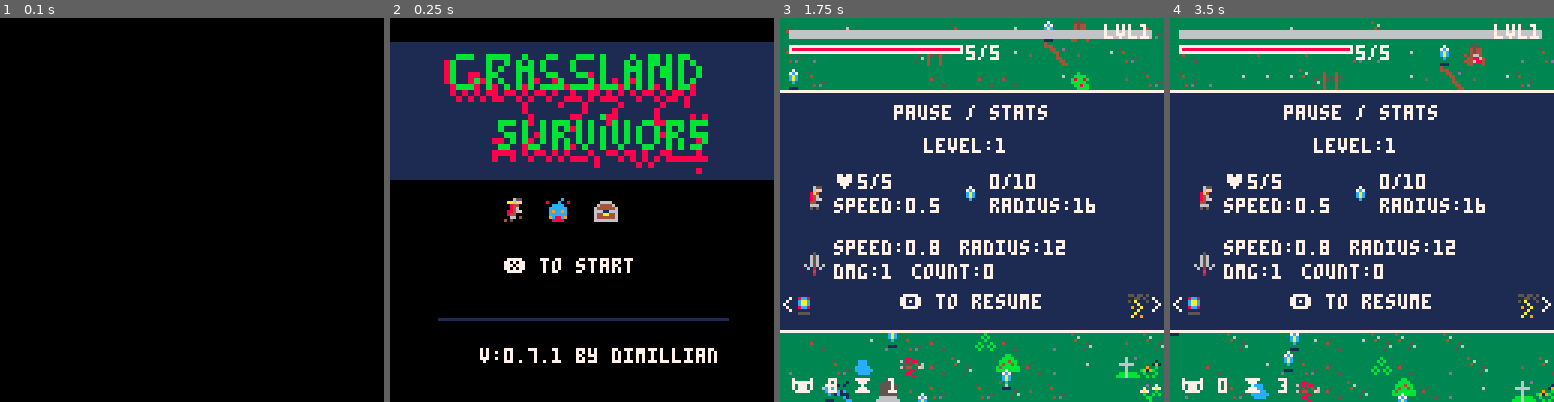
Above: before the commit, frames 1-4 (left to right).
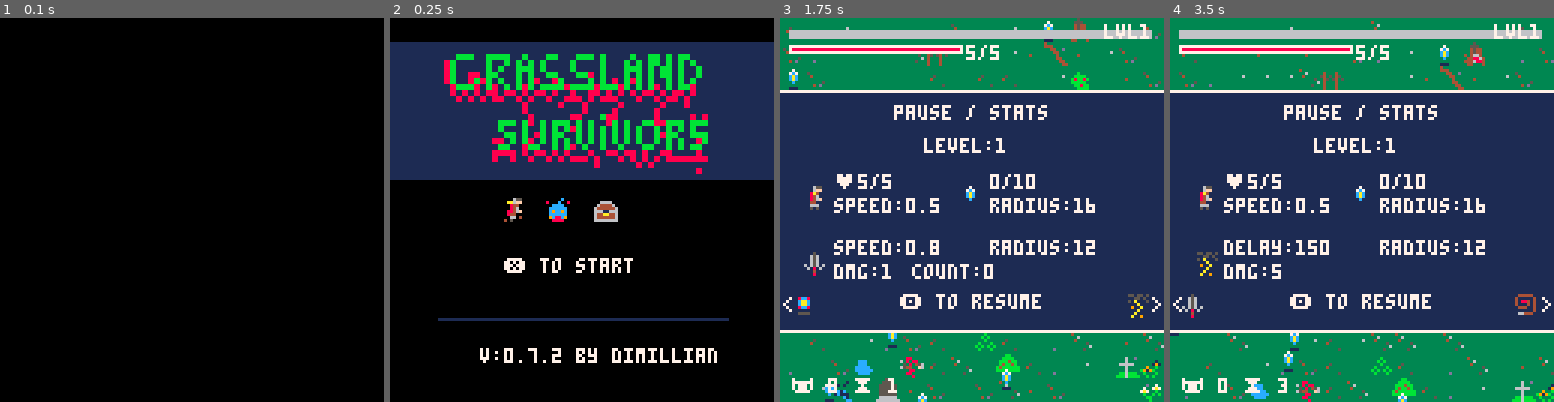
Above: after the commit, the same moments.

Repository: Dimillian/pico8-suvivor
Game: PICO-8 cartridge survivor.p8
Same seed, same stepped clock (60 frames per second), same inputs: the game is played once before the commit and once after it.
Inputs:
- Up to frame 1 (0.1 s): no input
- Up to frame 2 (0.25 s): no input
- Up to frame 3 (1.75 s): tap X (X key) at 0.33, 1.07 s; tap O (Z key) at 0.7, 1.7 s; hold Right from 1.6 s (still down)
- Up to frame 4 (3.5 s): tap X (X key) at 1.85, 2.97 s; release Right at 2.1 s; tap O (Z key) every 0.4 s from 2.1 to 3.3 s; hold Up 2.15-2.42 s; hold Right 2.47-3.03 s; hold Left from 3.08 s (still down)

Frame 1 is identical in both runs. In frame 2, less than 0.1% of the frame differs, in the area x 42-45%, y 85-90%; in frame 3, 0.7%; in frame 4, 1.9%, in the area x 3-97%, y 57-79%.

Commit message:
Add new whip weapon

Diff:
--- a/survivor.p8
+++ b/survivor.p8
@@ -4,7 +4,7 @@
 -- game & player
 game = {
 	name="grassland survivors",
-	version="0.7.1"
+	version="0.7.2"
 }
 
 player = {
@@ -60,11 +60,13 @@
 		self.whip_on = false
 		self.whip_delay = 100
 		self.whip_delay_x = 0
-		self.whip_radius = 0
+		self.whip_radius = 10
 		self.whip_damage = 2
-		self.whip_damage_x = 0
 		self.whip_counter = 0
 		self.whip_sprite = 57
+		self.whip_draw_left = false
+		self.whip_draw_right = false
+		self.whip_striking = false
 
 		self.x=512
 		self.y=256
@@ -72,6 +74,7 @@
 		self.direction=0
 		self.sprite_moving_routine = cocreate(self.update_sprite_routine)
 		self.storm_routine = cocreate(self.storm_sprite_routine)
+		self.whip_routine = cocreate(self.whip_sprite_routine)
 	end,
 
 	draw=function(self)
@@ -80,6 +83,7 @@
 		self:draw_proj()
 		self:draw_swords()
 		self:draw_storm()
+		self:draw_whip()
 	end,
 
 	draw_player=function(self)
@@ -118,9 +122,20 @@
 		end
 	end,
 
+	draw_whip=function(self)
+		local x = self.x
+		local y = self.y
+		local scale = ceil(self.whip_radius / 15)
+		if self.whip_draw_left then
+			draw_scaled_sprite_multi(self.whip_sprite, x - 8, y - ((scale - 1) * 4), scale,  1, 1)
+		elseif self.whip_draw_right then
+			draw_scaled_sprite_multi(self.whip_sprite + 1, x + 8, y - ((scale - 1) * 4), scale,  1, 1)
+		end
+	end,
+
 	draw_ui=function(self)
-		local x = player.x-64
-		local y = player.y-64
+		local x = self.x-64
+		local y = self.y-64
 		rectfill(x+3, y+4, x + 123, y + 6, 6)
 		if self.xp > 0 then
 			local xp_w = flr((self.xp / self.next_xp) * 123)
@@ -142,6 +157,7 @@
 		self:update_proj()
 		self:update_swords()
 		self:update_storm()
+		self:update_whip()
 		self:update_sprite()
 		self:update_health()
 	end,
@@ -265,6 +281,22 @@
 		end
 	end,
 
+	update_whip=function(self)
+		if self.whip_on then
+			self.whip_counter += 1
+			if self.whip_counter >= (self.whip_delay - self.whip_delay_x) then
+				self.whip_counter = 0
+				self.whip_striking = true
+			end
+
+			if self.whip_striking then
+				if costatus(self.whip_routine) != "dead" then
+					coresume(self.whip_routine, self)
+				end
+			end
+		end
+	end,
+
 	storm_sprite_routine=function(self)
 		while true do
 			sfx(sfx_storm_hit)
@@ -286,6 +318,21 @@
 			self.storm_sprite_bottom = nil
 			self.storm_target = nil
 			self.storm_radius = 0
+		end
+	end,
+
+	whip_sprite_routine=function(self)
+		while true do
+			self.whip_draw_left = true
+			world:hit_foes_coord_radius(self.whip_damage, self.x - 8, self.y, self.whip_radius)
+			delay(12)
+			self.whip_draw_left = false
+			self.whip_draw_right = true
+			world:hit_foes_coord_radius(self.whip_damage, self.x + 8, self.y, self.whip_radius)
+			delay(12)
+			self.whip_striking = false
+			self.whip_draw_right = false
+			delay(1)
 		end
 	end,
 
@@ -683,7 +730,7 @@
 		local sprite = 17
 		local is_collector = false
 		if is_foe then
-			if flr(rnd(100)) == 0 then
+			if flr(rnd(200)) == 0 then
 				is_collector = true
 			end
 			if is_collector then
@@ -804,6 +851,17 @@
 		end
 	end,
 
+	hit_foes_coord_radius=function(self, damage, x, y, radius)
+		for foe in all(self.foes) do
+			local dx = foe.x - x
+			local dy = foe.y - y
+			local distance = sqrt(dx*dx + dy*dy)
+			if distance <= radius then
+				foe:hit(damage)
+			end
+		end
+	end,
+
 	gen_random_xp=function(self)
 		for i=1, 256 do
 			self:add_xp(rnd(1024), rnd(512), rnd(2), false)
@@ -845,6 +903,7 @@
 	options = nil,
 	sword_options_added = false,
 	storm_options_added = false,
+	whip_options_added = false,
 
 	sword_options = {
 		{target="sword", name="radius", subtitle="+2% sword radius", sprite=49},
@@ -854,8 +913,14 @@
 
 	storm_options = {
 		{target="storm", name="delay", subtitle="-10% storm delay", sprite=32},
-		{target="storm", name="dmg", subtitle="+1 storm smg", sprite=32},
+		{target="storm", name="dmg", subtitle="+1 storm dmg", sprite=32},
 		{target="storm", name="radius", subtitle="%10% storm radius", sprite=32},
+	},
+
+	whip_options = {
+		{target="whip", name="delay", subtitle="-10% whip delay", sprite=56},
+		{target="whip", name="dmg", subtitle="+1 whip dmg", sprite=56},
+		{target="whip", name="radius", subtitle="%10% whip radius", sprite=56},
 	},
 
 	init=function(self)
@@ -871,6 +936,7 @@
 			{target="sword", name="count", subtitle="+1 spinning sword", sprite=49},
 			{target="storm", name="storm", subtitle="regularly call a storm", sprite=32},
 			{target="world", name="curse", subtitle="+20% monsters spawn", sprite=21},
+			{target="whip", name="whip", subtitle="add a whip sriking both sides", sprite=56},
 		}
 	end,
 
@@ -941,6 +1007,20 @@
 				end
 			end
 		end
+
+		if player.whip_on and not self.whip_options_added then
+			self.whip_options_added = true
+			for option in all(self.whip_options) do
+				add(self.choices, option)
+			end
+
+			for option in all(self.choices) do
+				if option.target == "whip" and option.name == "whip" then
+					del(self.choices, option)
+				end
+			end
+		end
+
 		if self.options == nil then
 			self.options = self:make_options()
 		end
@@ -1019,6 +1099,16 @@
 			elseif option.name == "radius" then
 				player.storm_radius_x += 1
 			end
+		elseif option.target == "whip" then
+			if option.name == "whip" then
+				player.whip_on = true
+			elseif option.name == "delay" and player.storm_delay_x < 80 then
+				player.whip_delay_x += 5
+			elseif option.name == "dmg" then
+				player.whip_damage += 1
+			elseif option.name == "radius" then
+				player.whip_radius += 1
+			end
 		elseif option.target == "world" then
 			if option.name == "curse" then
 				world.foe_x += 2
@@ -1034,7 +1124,8 @@
 	state = {
 		proj = 0,
 		sword = 1,
-		storm = 2
+		storm = 2,
+		whip = 3,
 	},
 
 	selected_state = 0,
@@ -1069,9 +1160,15 @@
 			spr(32, x0 + 115, py + 14)
 			print(">", x0 + 124, py + 15)
 		elseif self.selected_state == self.state.storm then
-			spr(50, x0 + 4, py + 14)
+			spr(49, x0 + 4, py + 14)
 			print("<", x0 + 1, py + 15)
 			self:draw_storm_state(x0, py)
+			spr(56, x0 + 115, py + 14)
+			print(">", x0 + 124, py + 15)
+		elseif self.selected_state == self.state.whip then
+			spr(32, x0 + 4, py + 14)
+			print("<", x0 + 1, py + 15)
+			self:draw_whip_state(x0, py)
 		end
 		print("🅾️ to resume", x0 + 40, y1 - 12, 7)
 		line(x0, y1, x0 + menu_width, y1, 7)
@@ -1090,7 +1187,7 @@
 		spr(49, x0 + 8, py)
 		print("speed:" .. 0.8 + player.sword_speed_x, x0 + 18, py - 4)
 		print("dmg:" .. 1 + player.sword_attack_x, x0 + 18, py + 4)
-		print("radius:" .. 12 + player.sword_radius_x, x0 + 60, py - 4)
+		print("radius:" .. 12 + player.sword_radius_x, x0 + 70, py - 4)
 		print("count:" .. #player.swords, x0 + 44, py + 4)
 	end,
 
@@ -1099,6 +1196,13 @@
 		print("delay:" .. flr(player.storm_delay - player.storm_delay_x), x0 + 18, py - 4)
 		print("dmg:" .. player.storm_damage, x0 + 18, py + 4)
 		print("radius:" .. 12 + player.storm_radius_x, x0 + 70, py - 4)
+	end,
+
+	draw_whip_state=function(self, x0, py)
+		spr(56, x0 + 8, py)
+		print("delay:" .. flr(player.whip_delay - player.whip_delay_x), x0 + 18, py - 4)
+		print("dmg:" .. player.whip_damage, x0 + 18, py + 4)
+		print("radius:" .. player.whip_radius, x0 + 70, py - 4)
 	end,
 
 	update=function(self)
@@ -1111,7 +1215,7 @@
 				end
 			end
 			if btn(1) then
-				if self.selected_state < self.state.storm then
+				if self.selected_state < self.state.whip then
 					self.selected_state += 1
 							set_btn_buffer(20)
 				end
@@ -1421,12 +1525,12 @@
 000a0000092929000929290009c88c9009cccc900774000004770000000000000000000009292290092929000606009906060090922299000922229000000000
 00a00900009090000090900000888800008888000400040000040000011111100111111009229900092929000500500950050000929929009299999000000000
 090a0000000500000000000000000000008cc8000000000000000000000000000444440000000000000000001b0000b100009090008000000000000000000000
-00a0000000656000008cc8000000000000caac0007700770070000700000000040000040000000770000000001b00b1090b00b00000080000000800800000800
-000a09000065600000caac00008cc80000caac00007007000070070000700700408840400777770000000777090440000b1441b0008000800080000000000000
-0900a0000065600000caac0000caac00008cc8000000000000000000000000004000404077000000000077000084480001844810800088000000880000800000
-00000a0060656060008cc80000caac000000000000000000000000000000000004440040770000000000700000a88a0000888800088888000088808000000800
-0400a0041608061000000000008cc80000555500007007000070070000700700000000400770000000007777908aa80990a88a09088888088088000000008000
-400a0040011411000055550000000000000000000770077007000070000000000664440000077777000000000000000000000000000008000000008000808000
+00a0000000656000008cc8000000000000caac0007700770070000700000000040000040000000777777000001b00b1090b00b00000080000000800800000800
+000a09000065600000caac00008cc80000caac00007007000070070000700700408840400777770000007700090440000b1441b0008000800080000000000000
+0900a0000065600000caac0000caac00008cc8000000000000000000000000004000404077000000000007700084480001844810800088000000880000800000
+00000a0060656060008cc80000caac000000000000000000000000000000000004440040770000000000007000a88a0000888800088888000088808000000800
+0400a0041608061000000000008cc80000555500007007000070070000700700000000400770000000000770008aa80990a88a09088888088088000000008000
+400a0040011411000055550000000000000000000770077007000070000000000664440000077777777770000000000000000000000008000000008000808000
 04a04000000800000000000000555500000000000000000000000000000000000000000000000000000000000111111001111110080000000808000000000000
 3333333333333333333553333333333333333333333334333333333333bbbb334333333333333633333333333333333333333333333333333333333333333333
 333333333333333333555533333633d33d33333333933333333333333b8bbbb34443333333333333333333333388333333333333333336333333331338338333
